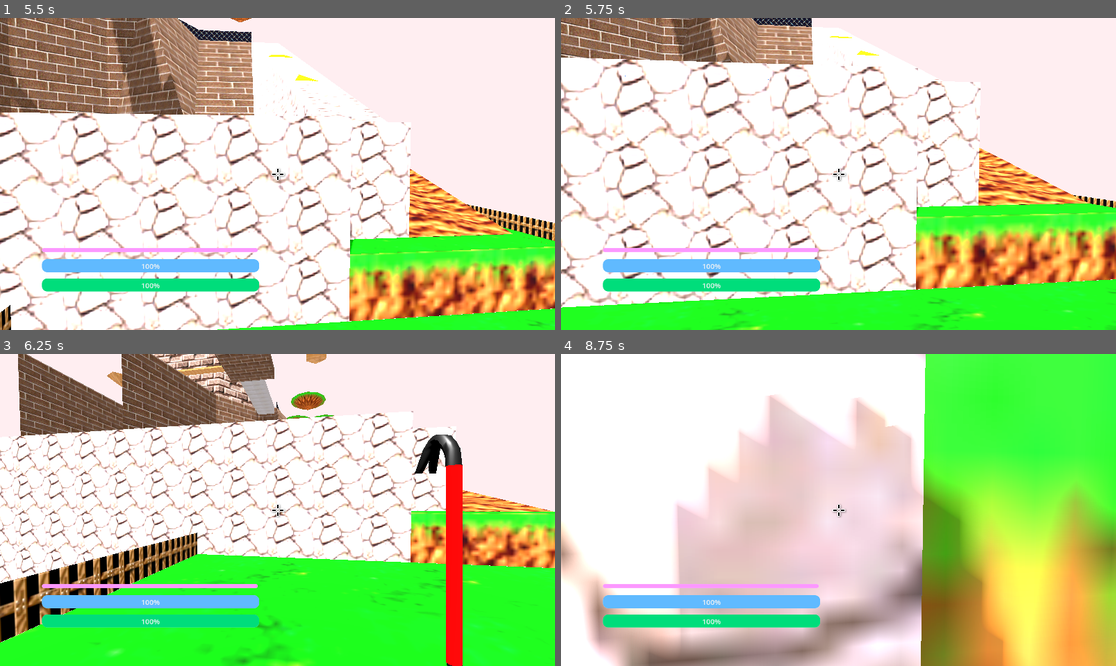
Above: before the commit, frames 1-4 (two rows, left to right).
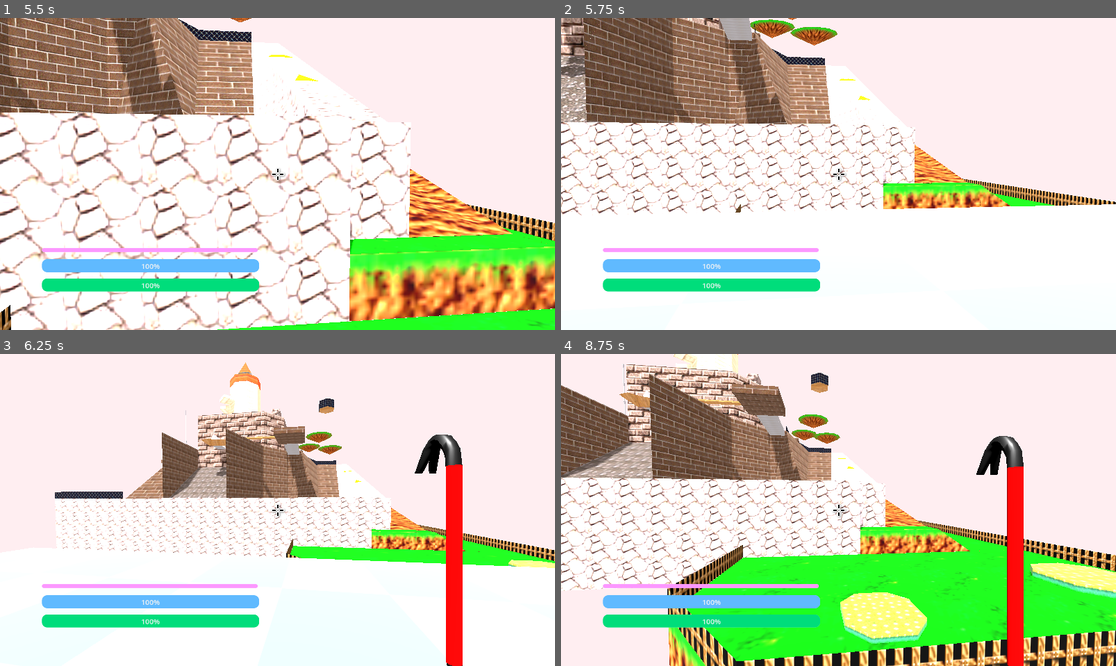
Above: after the commit, the same moments.

Repository: matousposp08/APCompSciGame
Game: Godot game, scene res://MULTIPLAYER STUFF DON'T TOUCH/AP GAME ONLY/scenes/world2.tscn
The game is run twice, just before and just after one commit, with the same random seed, the same clock (stepped at 60 frames per second) and the same inputs.
Inputs (mouse positions are in pixels of both pictures, inside the frame that each line leads up to):
- Up to frame 1 (5.5 s): click (277, 195) at 0.52 s; type "Alex" at 0.6 s; click (277, 214) at 0.75 s; type "12" at 0.83 s; click "HOST" at 1.25 s; tap Enter (ui_accept) at 2 s; move the mouse to (305, 174) at 2.02 s; hold W (move_forward) from 2.03 s (still down); tap F (build) at 2.1 s; tap Space (move_jump) at 2.27, 3.02, 4.52, 5.27 s; move the mouse to (249, 174) at 2.77 s; click (249, 174) at 2.85 s; move the mouse to (288, 167) at 3.52 s; tap E (magic) at 3.6 s; move the mouse to (271, 180) at 4.27 s; tap Q (melee) at 4.35 s; move the mouse to (316, 177) at 5.02 s; hold C (move_crouch) from 5.03 s (still down)
- Up to frame 2 (5.75 s): keep holding W (move_forward); keep holding C (move_crouch); tap R (restart, bound only after the commit) at 5.65 s
- Up to frame 3 (6.25 s): keep holding W (move_forward); move the mouse to (233, 506) at 5.77 s; release C (move_crouch) at 5.78 s; tap Shift (move_sprint) at 5.85 s; tap Space (move_jump) at 6.02 s
- Up to frame 4 (8.75 s): move the mouse to (844, 510) at 6.52 s; tap F (build) at 6.6 s; move the mouse to (816, 503) at 7.27 s; release W (move_forward) at 7.28 s; hold D (move_right) 7.28-8.03 s; click (816, 503) at 7.35 s; tap Space (move_jump) at 7.52, 8.27 s; move the mouse to (866, 510) at 8.02 s; hold W (move_forward) from 8.03 s (still down); tap E (magic) at 8.1 s

Frame 1 is identical in both runs. In frame 2, 50% of the frame differs, in the area x 0-100%, y 0-100%; in frame 3, 58%; in frame 4, 78%.

Commit message:
player: add restart button

Diff:
--- a/project.godot
+++ b/project.godot
@@ -90,3 +90,8 @@
 "events": [Object(InputEventKey,"resource_local_to_scene":false,"resource_name":"","device":-1,"window_id":0,"alt_pressed":false,"shift_pressed":false,"ctrl_pressed":false,"meta_pressed":false,"pressed":false,"keycode":0,"physical_keycode":81,"key_label":0,"unicode":113,"echo":false,"script":null)
 ]
 }
+restart={
+"deadzone": 0.5,
+"events": [Object(InputEventKey,"resource_local_to_scene":false,"resource_name":"","device":-1,"window_id":0,"alt_pressed":false,"shift_pressed":false,"ctrl_pressed":false,"meta_pressed":false,"pressed":false,"keycode":0,"physical_keycode":82,"key_label":0,"unicode":114,"echo":false,"script":null)
+]
+}
--- a/scenes/player/player.gd
+++ b/scenes/player/player.gd
@@ -57,7 +57,8 @@
 
 func _process(delta: float) -> void:
 	if not is_multiplayer_authority(): return
-
+	if Input.is_action_just_pressed("restart"):
+		global_transform.origin = Vector3(randi_range(-10, 10), 2, randi_range(-10, 10))
 	#if mouse:
 	#	DisplayServer.mouse_set_mode(DisplayServer.MOUSE_MODE_HIDDEN)
 	#else:
--- a/stuff/scripts/ui.gd
+++ b/stuff/scripts/ui.gd
@@ -18,6 +18,7 @@
 		x -= 1
 	$shield.value = get_parent().shield
 	$health.value = get_parent().health
+	print(get_parent().health)
 	$mana.value=get_parent().mana
 
 #func _on_timer_timeout():
